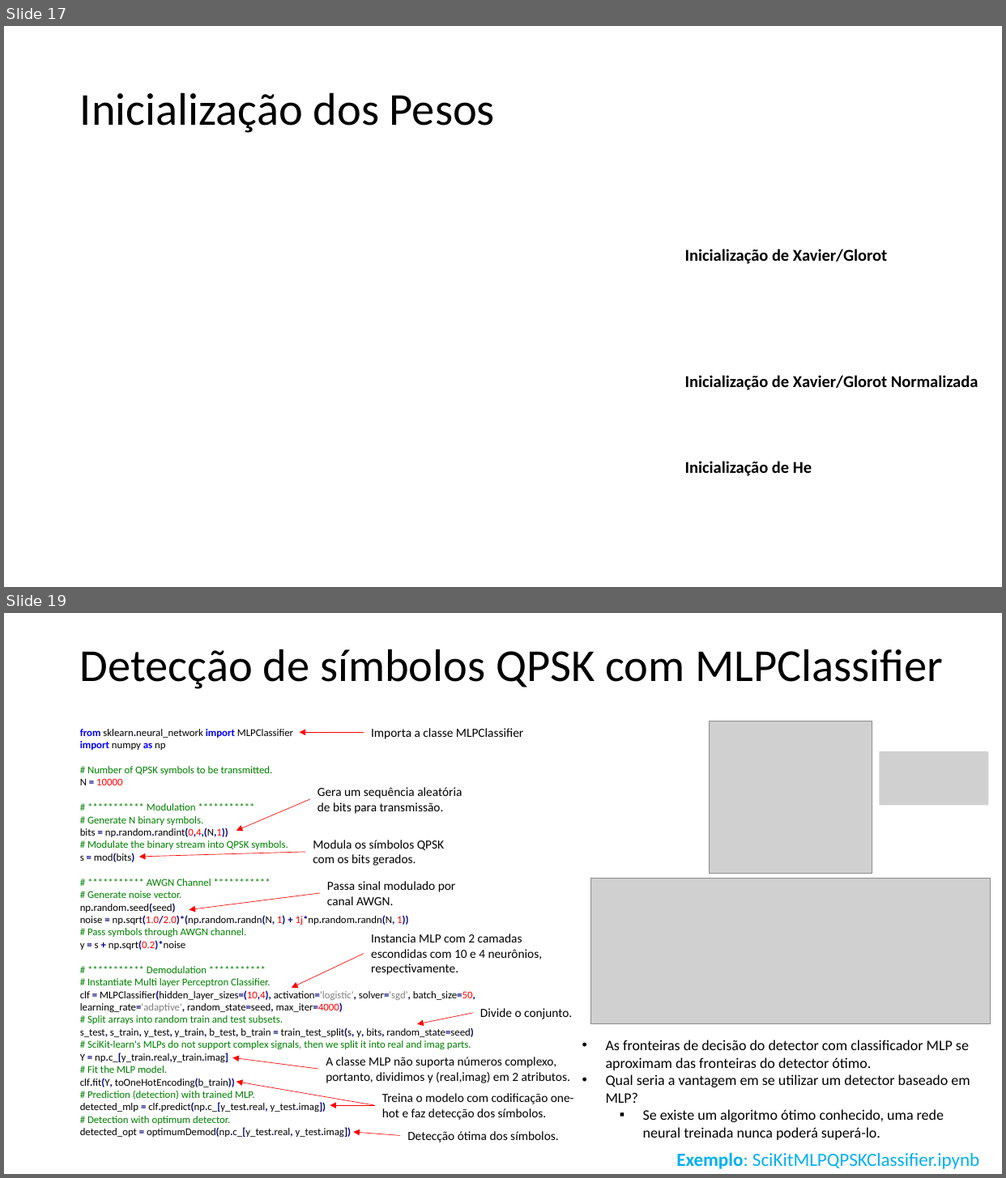
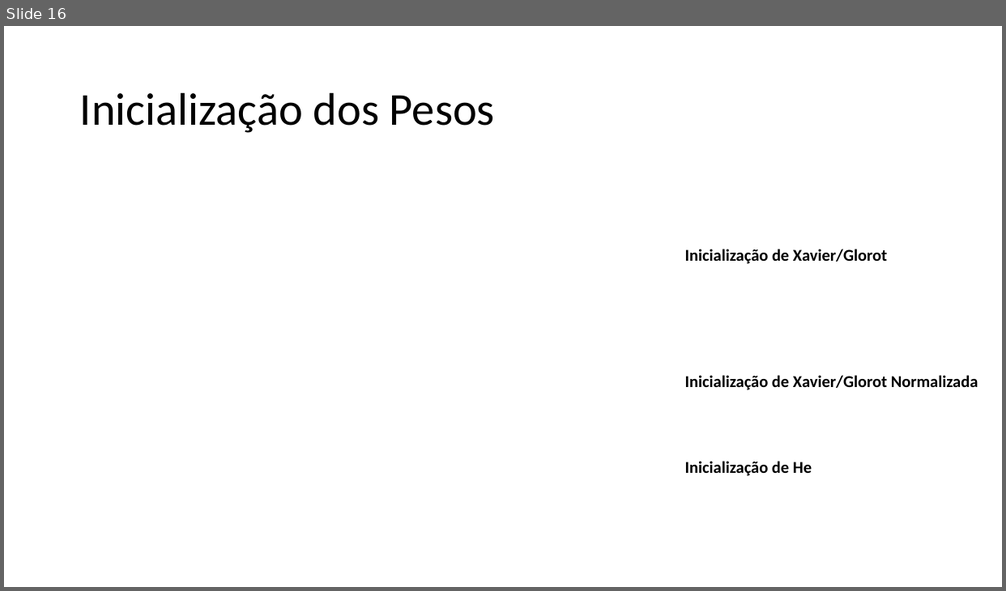
Before and after one commit to zz4fap/t320_aprendizado_de_maquina, a slide deck: slides/T320_Redes_Neurais_Artificiais (Parte IV).pptx. Shown one above the other, each under a label of ours: slides 17 and 19 before the commit, slide 16 after it; the slides between them are not shown. The pictures are 1006x1178 and 1006x591 pixels, drawn with LibreOffice and Linux fonts; fonts in the diff are those of the drawing; grey boxes stand for pictures. Boxes give left, top, right and bottom in pixels: in the first picture for what was removed or moved away, otherwise in the second. Text is boxed around its words. In the diff, an @@ line names an element or a change of style, - is before the commit and + after.

```diff
--- a/slides/T320_Redes_Neurais_Artificiais (Parte IV).pptx
+++ b/slides/T320_Redes_Neurais_Artificiais (Parte IV).pptx
@@ slide 19 removed at [4,613,1002,1174], background #FFFFFF @@
@@ title removed at [80,649,943,689] @@
-Detecção de símbolos QPSK com MLPClassifier
@@ text removed at [80,729,475,1138] @@
-from sklearn.neural_network import MLPClassifier
-import numpy as np
-# Number of QPSK symbols to be transmitted.
-N = 10000
-# *********** Modulation ***********
-# Generate N binary symbols.
-bits = np.random.randint(0,4,(N,1))
-# Modulate the binary stream into QPSK symbols.
-s = mod(bits)
-# *********** AWGN Channel ***********
-# Generate noise vector.
-np.random.seed(seed)
-noise = np.sqrt(1.0/2.0)*(np.random.randn(N, 1) + 1j*np.random.randn(N, 1))
-# Pass symbols through AWGN channel.
-y = s + np.sqrt(0.2)*noise
-# *********** Demodulation ***********
-# Instantiate Multi layer Perceptron Classifier.
-clf = MLPClassifier(hidden_layer_sizes=(10,4), activation='logistic', solver='sgd', batch_size=50, learning_rate='adaptive', random_state=seed, max_iter=4000)
-# Split arrays into random train and test subsets.
-s_test, s_train, y_test, y_train, b_test, b_train = train_test_split(s, y, bits, random_state=seed)
-# SciKit-learn's MLPs do not support complex signals, then we split it into real and imag parts.
-Y = np.c_[y_train.real,y_train.imag]
-# Fit the MLP model.
-clf.fit(Y, toOneHotEncoding(b_train))
-# Prediction (detection) with trained MLP.
-detected_mlp = clf.predict(np.c_[y_test.real, y_test.imag])
-# Detection with optimum detector.
-detected_opt = optimumDemod(np.c_[y_test.real, y_test.imag])
@@ arrow removed from (364, 732) to (299, 732) @@
@@ text removed at [371,728,523,739] @@
-Importa a classe MLPClassifier
@@ picture removed at [710,721,872,873] @@
@@ picture removed at [879,752,988,806] @@
@@ arrow removed from (310, 799) to (236, 831) @@
@@ text removed at [317,787,462,814] @@
-Gera um sequência aleatória de bits para transmissão.
@@ arrow removed from (305, 852) to (139, 857) @@
@@ text removed at [313,840,444,866] @@
-Modula os símbolos QPSK com os bits gerados.
@@ picture removed at [591,878,991,1024] @@
@@ arrow removed from (320, 893) to (189, 910) @@
@@ text removed at [327,881,456,905] @@
-Passa sinal modulado por canal AWGN.
@@ text removed at [371,934,543,975] @@
-Instancia MLP com 2 camadas escondidas com 10 e 4 neurônios, respectivamente.
@@ arrow removed from (364, 954) to (292, 988) @@
@@ arrow removed from (473, 1013) to (417, 1024) @@
@@ text removed at [480,1008,572,1020] @@
-Divide o conjunto.
@@ text removed at [606,1040,970,1140] @@
-• As fronteiras de decisão do detector com classificador MLP se aproximam das fronteiras do detector ótimo.
-• Qual seria a vantagem em se utilizar um detector baseado em MLP?
-  ▪ Se existe um algoritmo ótimo conhecido, uma rede neural treinada nunca poderá superá-lo.
@@ arrow removed from (318, 1069) to (233, 1058) @@
@@ text removed at [326,1057,570,1084] @@
-A classe MLP não suporta números complexo, portanto, dividimos y (real,imag) em 2 atributos.
@@ arrow removed from (374, 1105) to (236, 1082) @@
@@ text removed at [382,1093,574,1120] @@
-Treina o modelo com codificação one-hot e faz detecção dos símbolos.
@@ arrow removed from (374, 1105) to (330, 1105) @@
@@ arrow removed from (400, 1136) to (354, 1132) @@
@@ text removed at [407,1131,559,1143] @@
-Detecção ótima dos símbolos.
@@ text removed at [676,1152,979,1169] @@
-Exemplo: SciKitMLPQPSKClassifier.ipynb
@@ what was slide 17 is now slide 16 @@
```
Also in this commit, not shown: 2 slides changed, 2 other slides removed, 3 other files.
